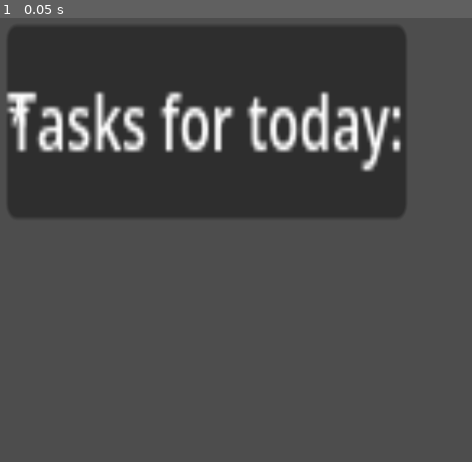
Above: before the commit, frame 1.
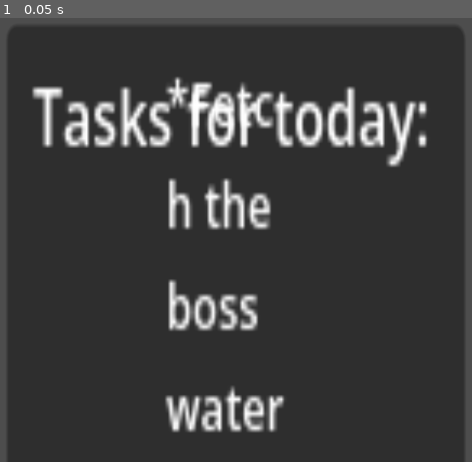
Above: after the commit, the same moment.

Repository: WasdMash/MaskJam
Game: Godot game, scene res://Scenes/task_manager.tscn
The game is run twice, just before and just after one commit, with the same random seed, the same clock (stepped at 60 frames per second) and the same inputs. This scene is started directly instead of the project's main scene.
Inputs:
- Up to frame 1 (0.05 s): no input

The runs differ from the first frame. In frame 1, 66% of the frame differs, in the area x 1-99%, y 2-100%.
Error before the commit: Invalid assignment of property or key 'text' with value of type 'String' on a base object of type 'null instance'. (res://Scripts/task_manager.gd:19)

Commit message:
Fix the task manager UI

Diff:
--- a/body-horror/Scenes/task_manager.tscn
+++ b/body-horror/Scenes/task_manager.tscn
@@ -11,13 +11,23 @@
 offset_bottom = 40.0
 scale = Vector2(4.6800003, 6.96)
 
-[node name="TaskTitles" type="Label" parent="PanelContainer" unique_id=1642646782]
+[node name="MarginContainer" type="MarginContainer" parent="PanelContainer" unique_id=717812618]
 layout_mode = 2
+theme_override_constants/margin_left = 8
+theme_override_constants/margin_top = 7
+theme_override_constants/margin_right = 10
+theme_override_constants/margin_bottom = 7
+
+[node name="TaskTitles" type="Label" parent="PanelContainer/MarginContainer" unique_id=1642646782]
+layout_mode = 2
+size_flags_horizontal = 4
+size_flags_vertical = 0
 text = "Tasks for today:"
 
-[node name="ActualTaskList" type="Label" parent="PanelContainer" unique_id=338893122]
+[node name="ActualTaskList" type="Label" parent="PanelContainer/MarginContainer" unique_id=338893122]
 custom_minimum_size = Vector2(40, 0)
 layout_mode = 2
+size_flags_horizontal = 4
 theme_override_font_sizes/font_size = 13
 text = "* "
 autowrap_mode = 3
--- a/body-horror/Scripts/task_manager.gd
+++ b/body-horror/Scripts/task_manager.gd
@@ -16,7 +16,7 @@
 			"Check up on Naomi": completion.NOT_DONE}
 
 func _ready() -> void:
-	$ColorRect/ActualTaskList.text = "*" + str(tasks.keys()[0])
+	$PanelContainer/MarginContainer/ActualTaskList.text = "*" + str(tasks.keys()[0])
 
 # Called every frame. 'delta' is the elapsed time since the previous frame.
 func _process(delta: float) -> void:
Not shown, changed: MaskJamIdeas/.obsidian/workspace.json
Not shown, added: MaskJamIdeas/Bugs.md
